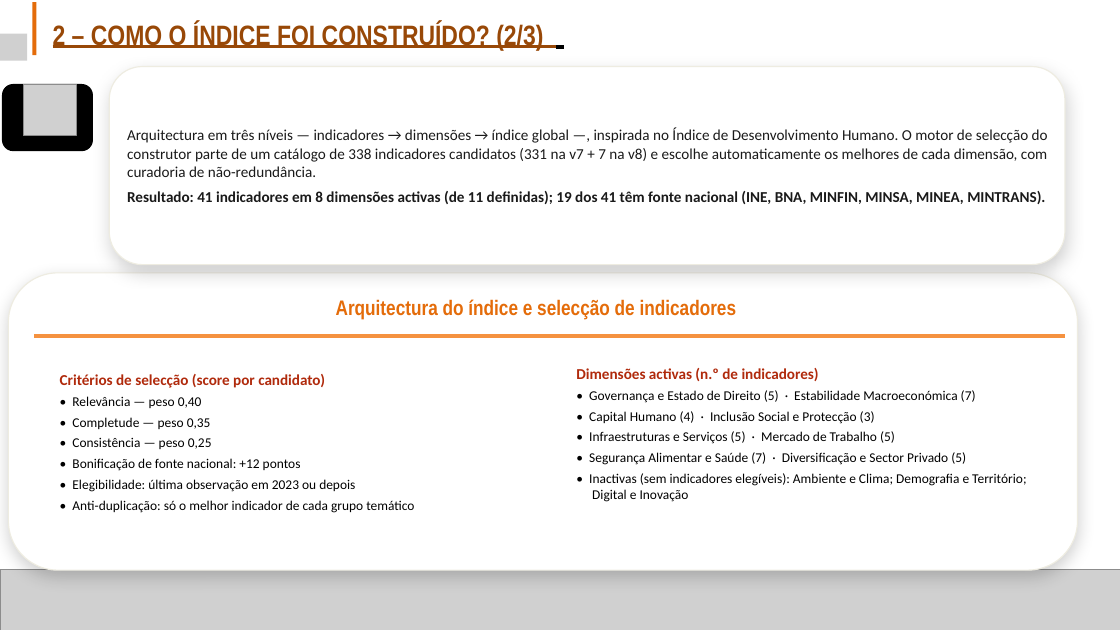
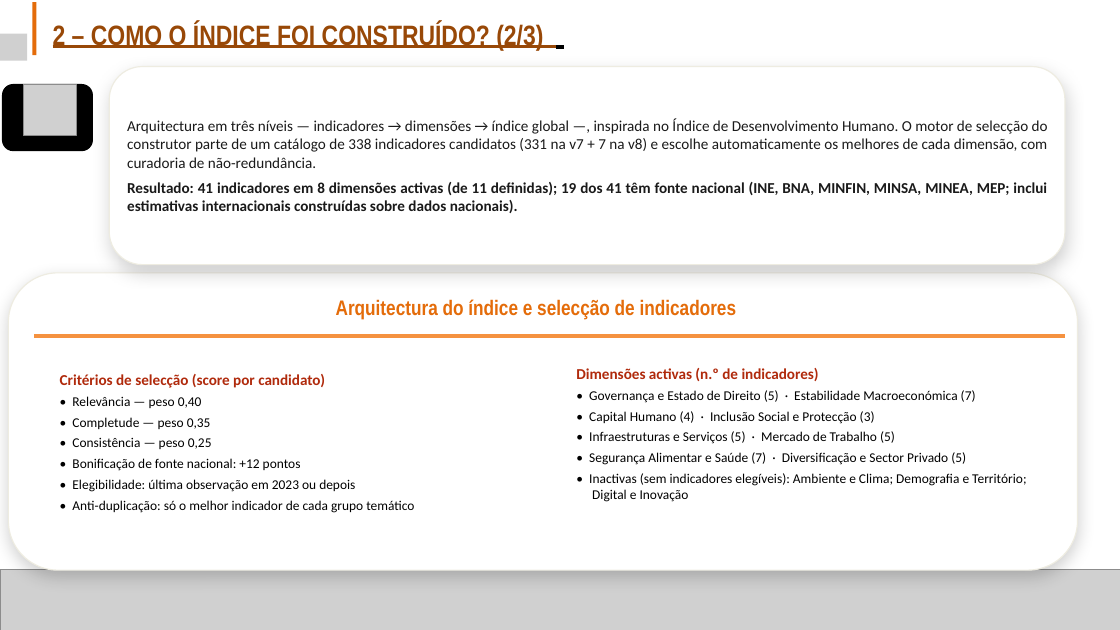
Before and after one commit to DMSILVA87/bda-indice, a slide deck: slide 5 of Versão Final/Finalíssima/files/IGDA_Evolucao_CEX_v10.pptx. Drawn at 1120x630 pixels with LibreOffice and Linux fonts; fonts in the diff are those of the drawing; grey boxes stand for pictures. Boxes give left, top, right and bottom in pixels: in the first picture for what was removed or moved away, otherwise in the second. Text is boxed around its words. In the diff, an @@ line names an element or a change of style, - is before the commit and + after.

```diff
--- a/Versão Final/Finalíssima/files/IGDA_Evolucao_CEX_v10.pptx
+++ b/Versão Final/Finalíssima/files/IGDA_Evolucao_CEX_v10.pptx
@@ text in rounded rectangle at (x1=127, y1=182, x2=1047, y2=213): text changed @@
-Resultado: 41 indicadores em 8 dimensões activas (de 11 definidas); 19 dos 41 têm fonte nacional (INE, BNA, MINFIN, MINSA, MINEA, MINTRANS).
+Resultado: 41 indicadores em 8 dimensões activas (de 11 definidas); 19 dos 41 têm fonte nacional (INE, BNA, MINFIN, MINSA, MINEA, MEP; inclui estimativas internacionais construídas sobre dados nacionais).
```
Also in this commit, not shown: 2 other slides changed, 15 other files.
